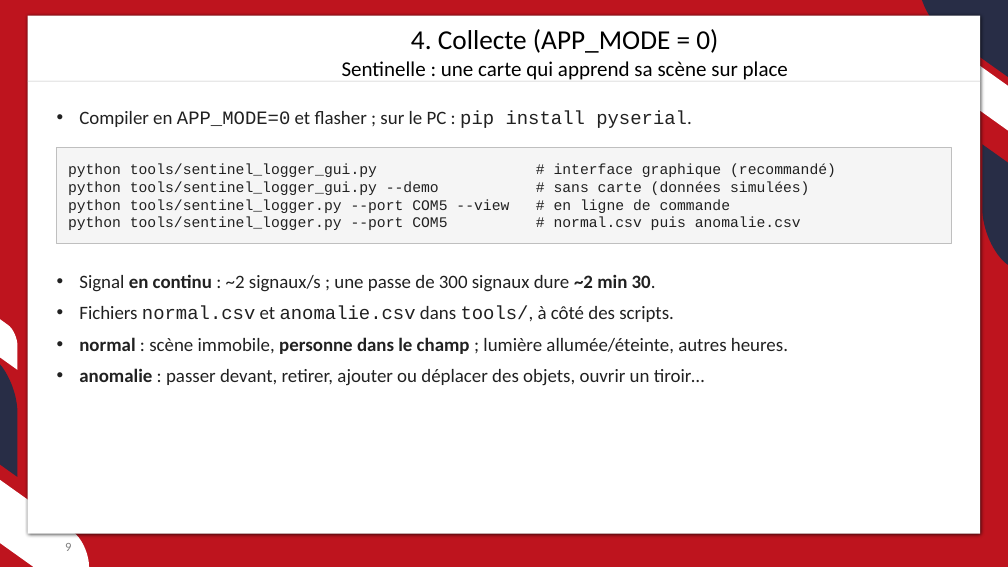
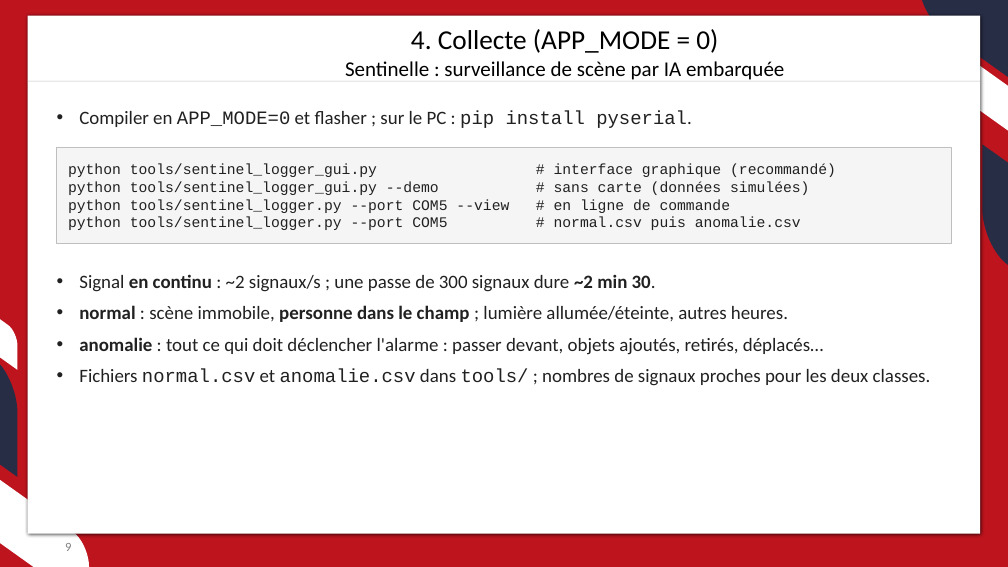
Before and after one commit to JC-Toussaint/ST_Phelma_Hackathon, a slide deck: slide 9 of sentinelle/sentinelle.pptx. Drawn at 1008x567 pixels with LibreOffice and Linux fonts; fonts in the diff are those of the drawing; background and template pictures are left out. Boxes give left, top, right and bottom in pixels: in the first picture for what was removed or moved away, otherwise in the second. Text is boxed around its words. In the diff, an @@ line names an element or a change of style, - is before the commit and + after.

```diff
--- a/sentinelle/sentinelle.pptx
+++ b/sentinelle/sentinelle.pptx
@@ text at [345,61,784,80]: text changed @@
-Sentinelle : une carte qui apprend sa scène sur place
+Sentinelle : surveillance de scène par IA embarquée
@@ text at [79,306,674,322]: paragraph removed @@
-• Fichiers normal.csv et anomalie.csv dans tools/, à côté des scripts.
@@ text at [79,337,931,386]: text changed @@
-• anomalie : passer devant, retirer, ajouter ou déplacer des objets, ouvrir un tiroir…
+• anomalie : tout ce qui doit déclencher l'alarme : passer devant, objets ajoutés, retirés, déplacés…
+• Fichiers normal.csv et anomalie.csv dans tools/ ; nombres de signaux proches pour les deux classes.
```
Also in this commit, not shown: 20 other slides changed, 1 slide added, 1 slide removed, 8 other files.
